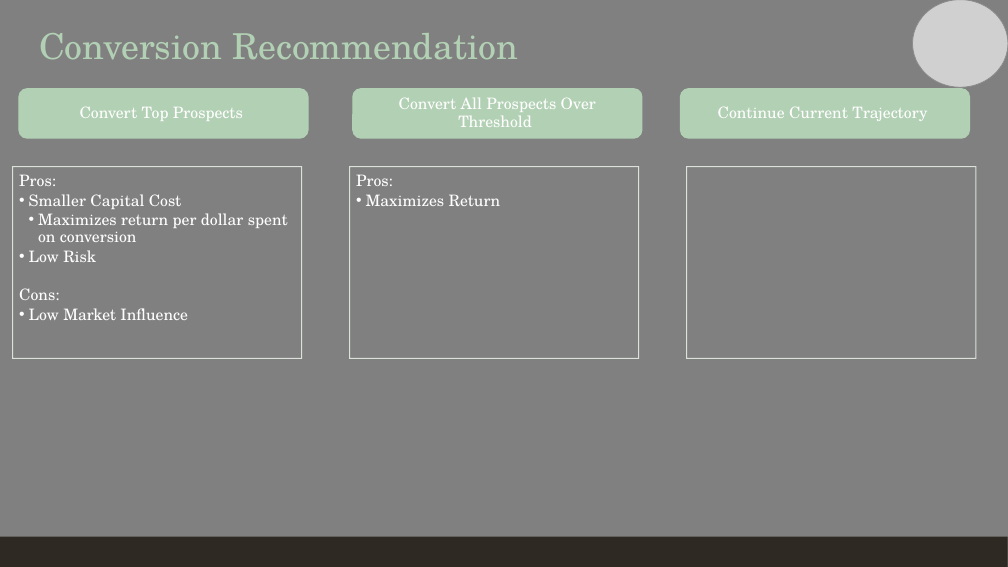
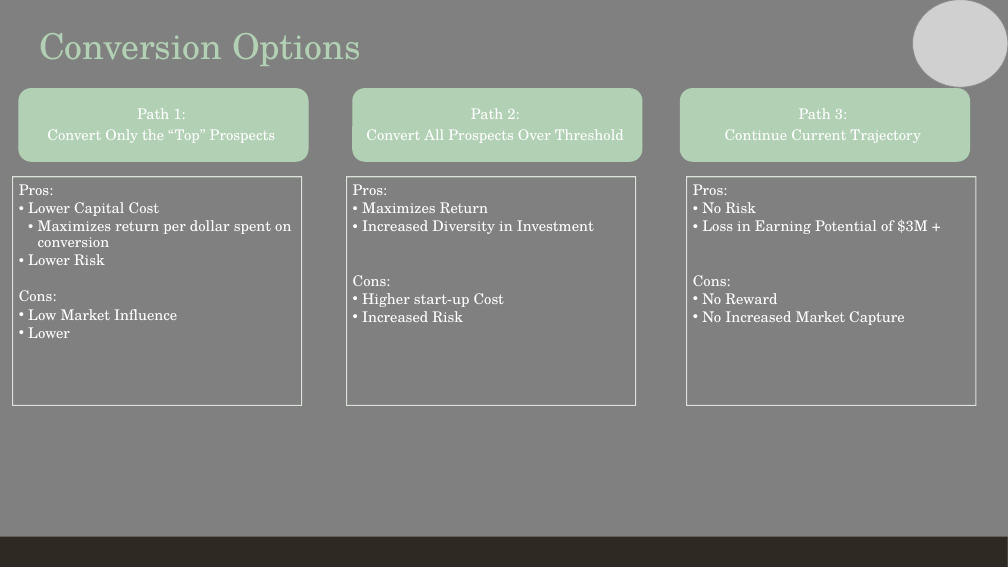
Before and after one commit to ShivaPrab/Capstone, a slide deck: slide 6 of Analysis and Reccomendation Presentation.pptx (slide 5 before the commit). Drawn at 1008x567 pixels with LibreOffice and Linux fonts; fonts in the diff are those of the drawing; grey boxes stand for pictures. Boxes give left, top, right and bottom in pixels: in the first picture for what was removed or moved away, otherwise in the second. Text is boxed around its words. In the diff, an @@ line names an element or a change of style, - is before the commit and + after.

```diff
--- a/Analysis and Reccomendation Presentation.pptx
+++ b/Analysis and Reccomendation Presentation.pptx
@@ title at <box>39,33,361,66</box>: text changed @@
-Conversion Recommendation
+Conversion Options
@@ rounded rectangle: place and size @@
-rounded rectangle at <box>19,88,308,138</box>
+rounded rectangle at <box>19,88,308,161</box>
@@ rounded rectangle: place and size @@
-rounded rectangle at <box>353,88,642,138</box>
+rounded rectangle at <box>353,88,642,161</box>
@@ rounded rectangle: place and size @@
-rounded rectangle at <box>681,88,969,138</box>
+rounded rectangle at <box>681,88,969,161</box>
@@ text at <box>47,108,275,143</box>: text changed; size 15 to 14 pt @@
-Convert Top Prospects
+Path 1:
+Convert Only the “Top” Prospects
@@ text at <box>471,108,519,119</box>: paragraph added @@
+Path 2:
@@ text at <box>799,108,847,119</box>: paragraph added @@
+Path 3:
@@ text at <box>366,129,624,143</box>: size 15 to 14 pt in "Convert All Prospects Over Threshold" @@
@@ text at <box>725,129,920,143</box>: size 15 to 14 pt in "Continue Current Trajectory" @@
@@ text "Pros:": place and size @@
-text "Pros:" at <box>19,174,288,320</box>
+text "Pros:" at <box>19,184,291,338</box>
@@ rectangle: place and size @@
-rectangle at <box>13,166,302,358</box>
+rectangle at <box>13,177,302,405</box>
@@ rectangle: place and size @@
-rectangle at <box>349,166,638,358</box>
+rectangle at <box>346,177,635,405</box>
@@ text "Pros:": place and size @@
-text "Pros:" at <box>356,174,501,206</box>
+text "Pros:" at <box>353,184,594,322</box>
@@ rectangle: place and size @@
-rectangle at <box>687,166,975,358</box>
+rectangle at <box>687,177,975,405</box>
@@ text at <box>19,184,291,320</box>: size 15 to 14 pt in "Pros:", "Maximizes return per dollar spent on conversion", "Cons:", "Low Market Influence" @@
@@ text at <box>28,202,159,216</box>: text changed; size 15 to 14 pt @@
-  • Smaller Capital Cost
+  • Lower Capital Cost
@@ text at <box>353,184,488,213</box>: size 15 to 14 pt in "Pros:", "Maximizes Return" @@
@@ text added at <box>693,184,927,325</box>, 14 pt, text #FFFFFF @@
+  Pros:
+  • No Risk
+  • Loss in Earning Potential of $3M +
+  Cons:
+  • No Reward
+  • No Increased Market Capture
@@ text at <box>353,220,594,322</box>: paragraphs added @@
+  • Increased Diversity in Investment
+  Cons:
+  • Higher start-up Cost
+  • Increased Risk
@@ text at <box>28,254,105,265</box>: text changed; size 15 to 14 pt @@
-  • Low Risk
+  • Lower Risk
@@ text at <box>28,327,70,338</box>: paragraph added @@
+  • Lower
```
Also in this commit, not shown: 5 other slides changed, 3 slides added, 2 slides removed.
